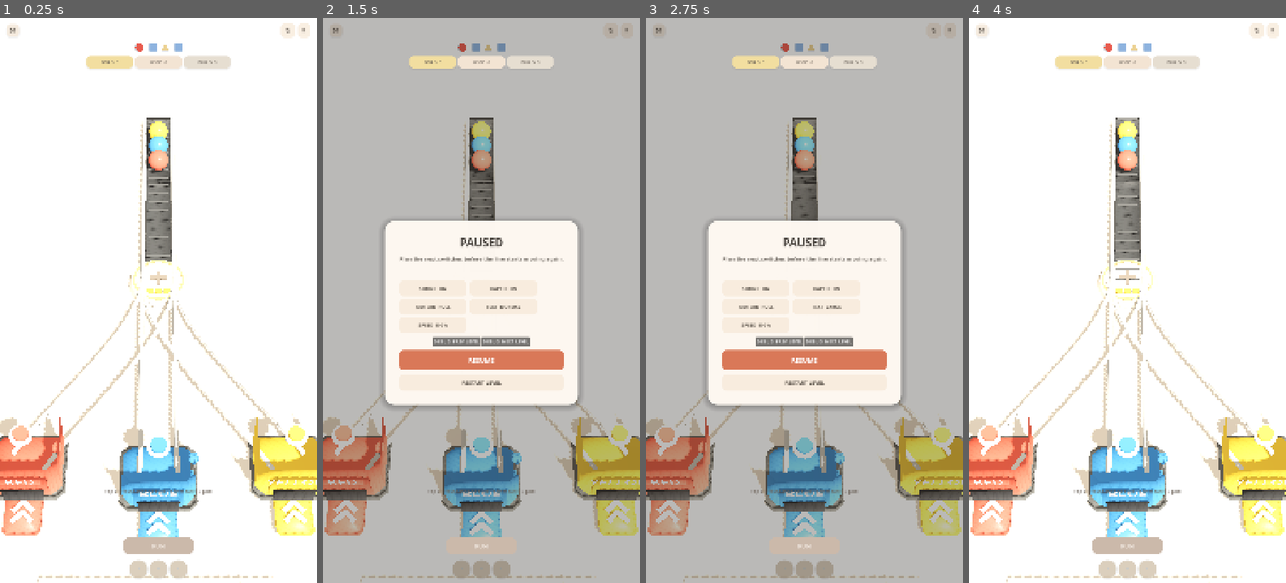
Above: before the commit, frames 1-4 (left to right).
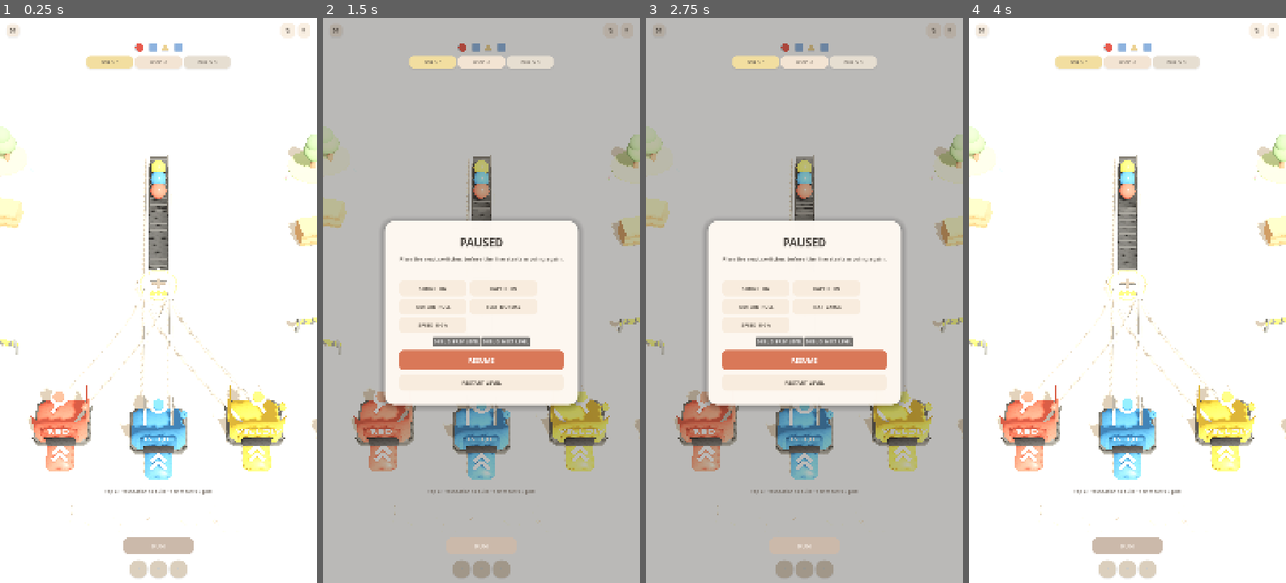
Above: after the commit, the same moments.

Repository: mocchaust64/rail_game
Game: Godot game, scene res://app/main.tscn
Same seed, same stepped clock (60 frames per second), same inputs: the game is played once before the commit and once after it.
Inputs:
- Up to frame 1 (0.25 s): no input
- Up to frame 2 (1.5 s): click "↻" at 0.5 s; click "Ⅱ" at 1.25 s
- Up to frame 3 (2.75 s): click "TEXT NORMAL" at 2 s
- Up to frame 4 (4 s): click "RESTART LEVEL" at 2.75 s; click "↻" at 3.5 s

The runs differ from the first frame. In frame 1, 19% of the frame differs, in the area x 0-100%, y 17-100%; in frame 2, 16%; in frame 3, 16%; in frame 4, 19%.

Commit message:
fix: frame full receiver silhouettes on portrait screens

Diff:
--- a/game/scene_rig.gd
+++ b/game/scene_rig.gd
@@ -18,7 +18,10 @@
 const CAMERA_TARGET := Vector3(0, 0.28, -0.20)
 const FRAME_WIDTH := 7.2
 const FRAME_DEPTH := 13.6
-const FRAME_SIDE_PADDING := 0.90
+# Node positions are centre points; receivers extend ~0.8 world units sideways.
+# A 2.05 margin keeps the full silhouettes plus a touch-safe gutter visible on
+# 9:16 and taller portrait screens instead of clipping the outer machines.
+const FRAME_SIDE_PADDING := 2.05
 const FRAME_TOP_PADDING := 2.70
 const FRAME_BOTTOM_PADDING := 2.10
 const MIN_FRAME_SCALE := 0.82
